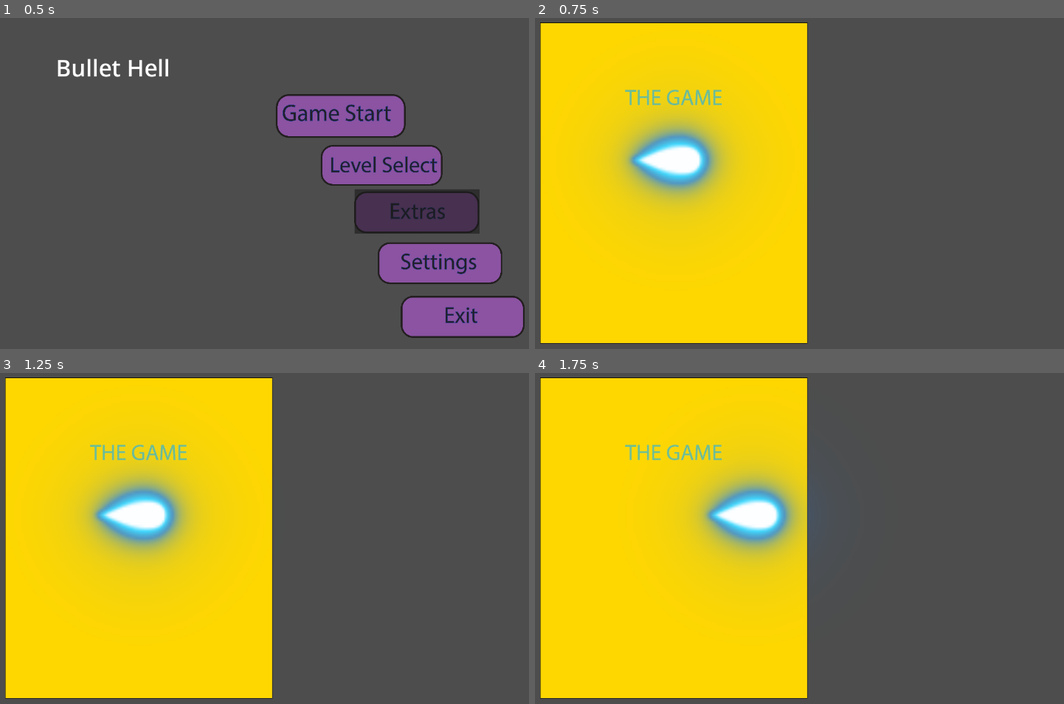
Above: before the commit, frames 1-4 (two rows, left to right).
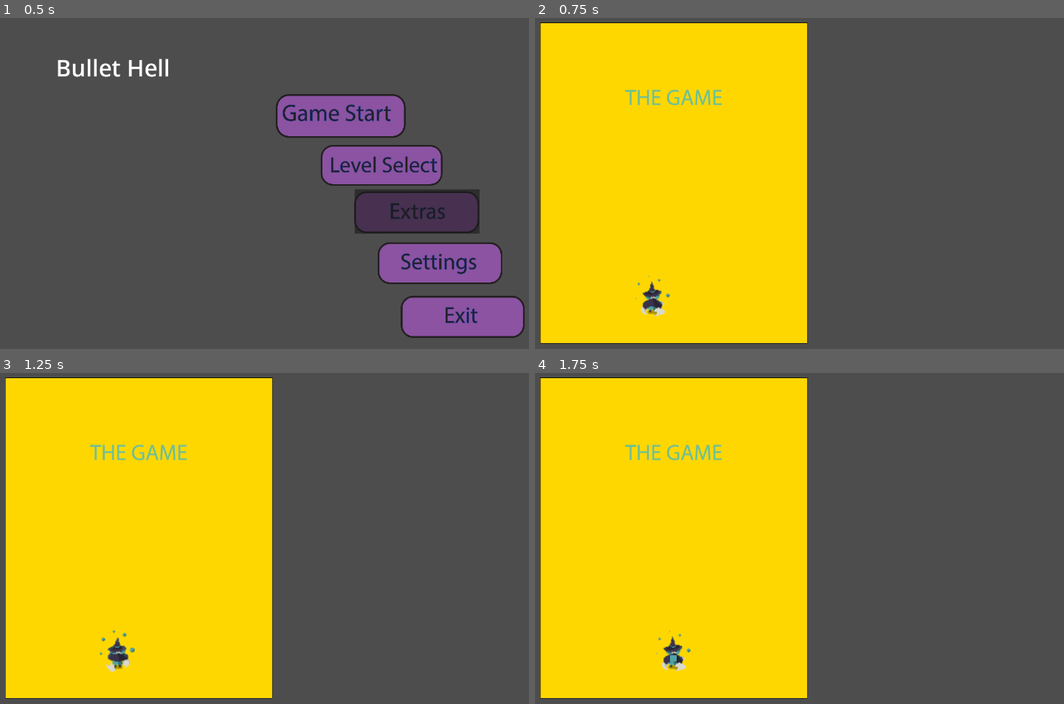
Above: after the commit, the same moments.

Repository: Cyperus-aucheri/bullet-hell
Game: Godot game, scene res://menu.tscn
Two runs of this game, one before a commit and one after it. Both use one fixed random seed, a clock stepped at 60 frames per second and the inputs below.
Inputs (mouse positions are in pixels of both pictures, inside the frame that each line leads up to):
- Up to frame 1 (0.5 s): no input
- Up to frame 2 (0.75 s): click (952, 209) at 0.5 s
- Up to frame 3 (1.25 s): no input
- Up to frame 4 (1.75 s): hold Right (ui_right) from 1.28 s (still down); hold Shift (ui_focus, bound only after the commit) from 1.28 s (still down)

Frame 1 is identical in both runs. In frame 2, 6.4% of the frame differs, in the area x 14-39%, y 26-91%; in frame 3, 6.4%; in frame 4, 6.3%.

Commit message:
Added a character from a past project, made them work correctly

Diff:
--- /dev/null
+++ b/character/witchgirl/witchgirl.gd
@@ -0,0 +1,37 @@
+extends CharacterBody2D
+
+var SPEED = 300
+var SLOW_SPEED = 100
+
+var input_direction = Vector2.ZERO
+
+@onready var sprite = $Sprite
+@onready var hitbox = $Hitbox
+
+func _ready():
+	hitbox.visible = false
+
+func _physics_process(_delta):
+	input_direction = get_input_direction()
+	print("Input Direction:", input_direction)  # Debug
+
+	var current_speed = SPEED
+	if Input.is_action_pressed("ui_focus"):
+		current_speed = SLOW_SPEED
+		hitbox.visible = true
+	else:
+		hitbox.visible = false
+
+	velocity = input_direction * current_speed
+	move_and_slide()
+
+func get_input_direction():
+	var x = -int(Input.is_action_pressed("ui_left")) + int(Input.is_action_pressed("ui_right"))
+	var y = -int(Input.is_action_pressed("ui_up")) + int(Input.is_action_pressed("ui_down"))
+
+	var direction = Vector2(x, y)
+
+	if direction.length() > 0:  # Only normalize if there's movement
+		return direction.normalized()
+
+	return Vector2.ZERO
--- /dev/null
+++ b/character/witchgirl/witchgirl.tscn
@@ -0,0 +1,64 @@
+[gd_scene load_steps=8 format=3 uid="uid://cqin2kct4syio"]
+
+[ext_resource type="Texture2D" uid="uid://csxncbm0srq0e" path="res://character/witchgirl/B_witch_charge.png" id="1_5s3go"]
+[ext_resource type="Script" path="res://character/witchgirl/witchgirl.gd" id="1_lgrxe"]
+
+[sub_resource type="AtlasTexture" id="AtlasTexture_sjnyc"]
+atlas = ExtResource("1_5s3go")
+region = Rect2(0, 96, 48, 48)
+
+[sub_resource type="AtlasTexture" id="AtlasTexture_yjb0p"]
+atlas = ExtResource("1_5s3go")
+region = Rect2(0, 144, 48, 48)
+
+[sub_resource type="AtlasTexture" id="AtlasTexture_7xw0h"]
+atlas = ExtResource("1_5s3go")
+region = Rect2(0, 48, 48, 48)
+
+[sub_resource type="SpriteFrames" id="SpriteFrames_a8732"]
+animations = [{
+"frames": [{
+"duration": 1.0,
+"texture": SubResource("AtlasTexture_sjnyc")
+}, {
+"duration": 1.0,
+"texture": SubResource("AtlasTexture_yjb0p")
+}, {
+"duration": 1.0,
+"texture": SubResource("AtlasTexture_7xw0h")
+}],
+"loop": true,
+"name": &"default",
+"speed": 9.0
+}]
+
+[sub_resource type="RectangleShape2D" id="RectangleShape2D_qpbmh"]
+size = Vector2(7, 7)
+
+[node name="CharacterBody2D" type="CharacterBody2D"]
+position = Vector2(-3, 0)
+script = ExtResource("1_lgrxe")
+
+[node name="Sprite" type="AnimatedSprite2D" parent="."]
+position = Vector2(0, -6)
+sprite_frames = SubResource("SpriteFrames_a8732")
+autoplay = "default"
+frame_progress = 0.903248
+
+[node name="Collision" type="CollisionShape2D" parent="."]
+top_level = true
+light_mask = 0
+position = Vector2(-3.5, 2.5)
+shape = SubResource("RectangleShape2D_qpbmh")
+
+[node name="Hitbox" type="ColorRect" parent="."]
+offset_left = -4.0
+offset_top = -1.0
+offset_right = 3.0
+offset_bottom = 6.0
+color = Color(0.309804, 0.643137, 0.647059, 1)
+metadata/_edit_use_anchors_ = true
+
+[node name="Camera2D" type="Camera2D" parent="."]
+position = Vector2(73, 73)
+zoom = Vector2(2, 2)
--- a/placeholders/chartest.gd
+++ /dev/null
@@ -1,19 +0,0 @@
-extends CharacterBody2D
-
-
-const SPEED := 500.0  # Maximum speed
-const ACCELERATION := 2000.0  # How fast the player reaches max speed
-const FRICTION := 1000.0  # How fast the player stops when no input
-
-func _process(delta: float) -> void:
-	var input_vector := Vector2(
-		Input.get_action_strength("ui_right") - Input.get_action_strength("ui_left"),
-		Input.get_action_strength("ui_down") - Input.get_action_strength("ui_up")
-	).normalized()
-
-	if input_vector != Vector2.ZERO:
-		velocity = velocity.move_toward(input_vector * SPEED, ACCELERATION * delta)
-	else:
-		velocity = velocity.move_toward(Vector2.ZERO, FRICTION * delta)
-
-	move_and_slide()
--- a/placeholders/chartest.tscn
+++ /dev/null
@@ -1,17 +0,0 @@
-[gd_scene load_steps=4 format=3 uid="uid://dv7ola2piqvi2"]
-
-[ext_resource type="Script" path="res://placeholders/chartest.gd" id="1_1tt68"]
-[ext_resource type="Texture2D" uid="uid://2qektwra1vub" path="res://placeholders/Sprites - Lasers Bullets #1 [66]v2.5/Laser Sprites/01.png" id="1_yxr30"]
-
-[sub_resource type="CircleShape2D" id="CircleShape2D_d5dqt"]
-radius = 14.1421
-
-[node name="CharacterBody2D" type="CharacterBody2D"]
-script = ExtResource("1_1tt68")
-
-[node name="Sprite2D" type="Sprite2D" parent="."]
-scale = Vector2(5, 5)
-texture = ExtResource("1_yxr30")
-
-[node name="CollisionShape2D" type="CollisionShape2D" parent="."]
-shape = SubResource("CircleShape2D_d5dqt")
--- a/project.godot
+++ b/project.godot
@@ -20,3 +20,12 @@
 window/size/viewport_width=1280
 window/size/viewport_height=720
 window/stretch/mode="viewport"
+
+[input]
+
+ui_focus={
+"deadzone": 0.5,
+"events": [Object(InputEventKey,"resource_local_to_scene":false,"resource_name":"","device":-1,"window_id":0,"alt_pressed":false,"shift_pressed":false,"ctrl_pressed":false,"meta_pressed":false,"pressed":false,"keycode":0,"physical_keycode":4194325,"key_label":0,"unicode":0,"location":0,"echo":false,"script":null)
+, Object(InputEventJoypadButton,"resource_local_to_scene":false,"resource_name":"","device":-1,"button_index":0,"pressure":0.0,"pressed":false,"script":null)
+]
+}
--- a/test/tstborder.tscn
+++ b/test/tstborder.tscn
@@ -1,12 +1,13 @@
 [gd_scene load_steps=3 format=3 uid="uid://bf1d1veg75kvk"]
 
 [ext_resource type="PackedScene" uid="uid://dg88n17vgr1wf" path="res://templates/gameui.tscn" id="1_5ibug"]
-[ext_resource type="PackedScene" uid="uid://dv7ola2piqvi2" path="res://placeholders/chartest.tscn" id="1_wsii6"]
+[ext_resource type="PackedScene" uid="uid://cqin2kct4syio" path="res://character/witchgirl/witchgirl.tscn" id="2_mq200"]
 
 [node name="Tstborder" type="Node2D"]
 
 [node name="Gameui" parent="." instance=ExtResource("1_5ibug")]
-position = Vector2(-2, 4)
+position = Vector2(4, 4)
 
-[node name="CharacterBody2D" parent="." instance=ExtResource("1_wsii6")]
-position = Vector2(300, 315)
+[node name="CharacterBody2D" parent="." instance=ExtResource("2_mq200")]
+position = Vector2(260, 620)
+scale = Vector2(2, 2)
Binary file added: character/witchgirl/B_witch_charge.png
Not shown, added: character/witchgirl/B_witch_charge.png.import
